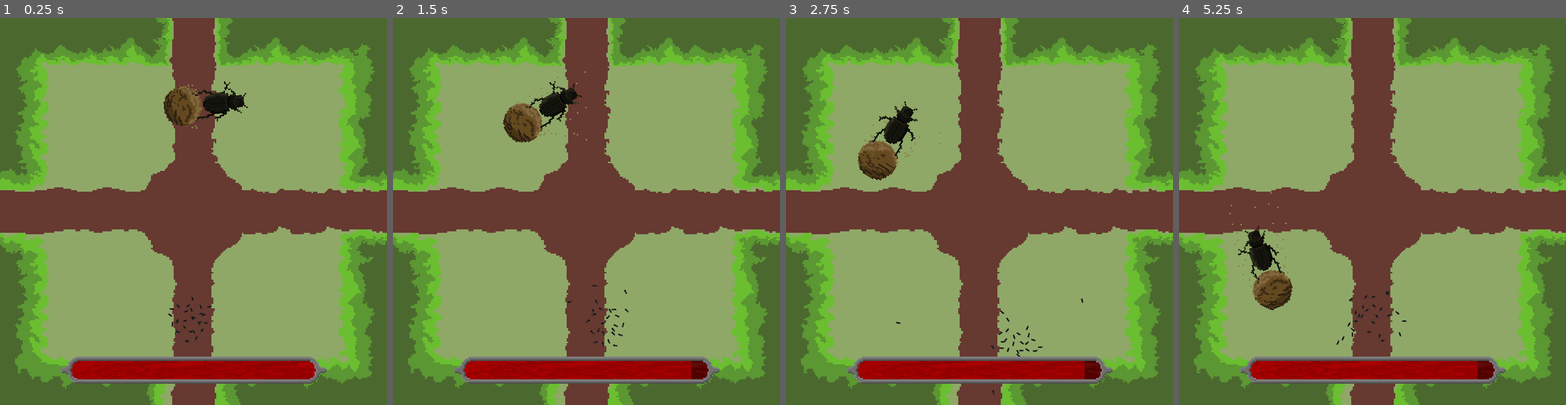
Above: before the commit, frames 1-4 (left to right).
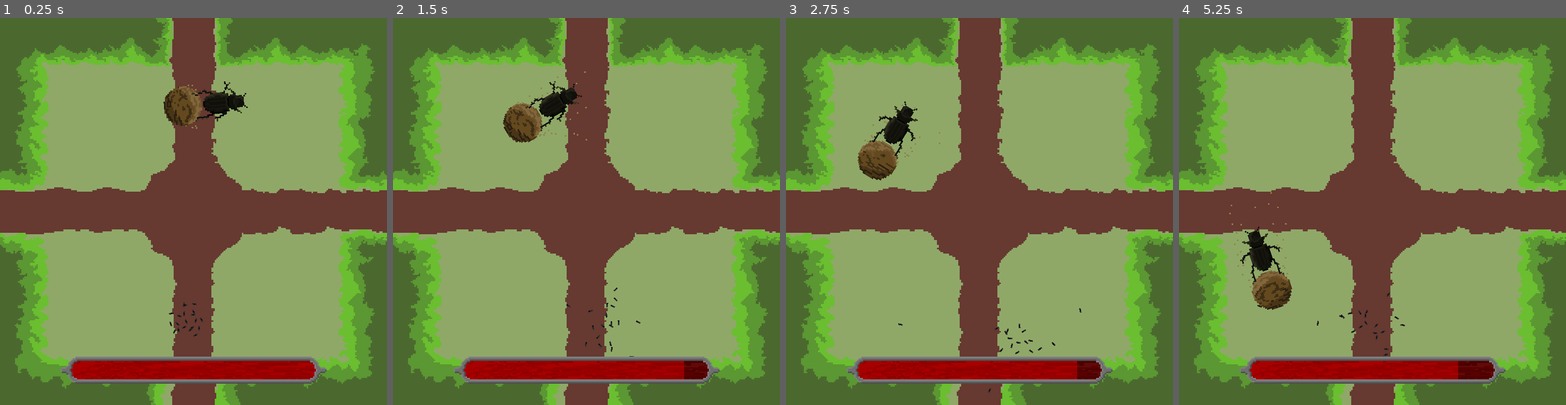
Above: after the commit, the same moments.

Repository: filvan1/LD56
Game: Godot game, scene res://scenes/main.tscn
Two runs of this game, one before a commit and one after it. Both use one fixed random seed, a clock stepped at 60 frames per second and the inputs below.
Inputs:
- Up to frame 1 (0.25 s): no input
- Up to frame 2 (1.5 s): hold D (move_right) 0.53-1.28 s; tap Down (aim_down) at 0.6 s; hold S (move_down) from 1.28 s (still down); tap Left (aim_left) at 1.35 s
- Up to frame 3 (2.75 s): release S (move_down) at 2.03 s; hold D (move_right) from 2.03 s (still down); tap Right (aim_right) at 2.1 s
- Up to frame 4 (5.25 s): release D (move_right) at 2.78 s; hold W (move_up) 2.78-3.53 s; tap one key every 0.75 s from 2.85 s: Up (aim_up) Down (aim_down) Left (aim_left) Right (aim_right); hold A (move_left) 3.53-5.03 s; hold S (move_down) from 5.03 s (still down)

The runs differ from the first frame. In frame 1, 0.2% of the frame differs, in the area x 43-55%, y 72-84%; in frame 2, 0.3%; in frame 3, 0.3%; in frame 4, 0.9%, in the area x 13-78%, y 45-94%.

Commit message:
start with 20 ants

Diff:
--- a/scenes/player.tscn
+++ b/scenes/player.tscn
@@ -91,30 +91,6 @@
 [node name="Ant20" parent="Ants" instance=ExtResource("2_rl1ch")]
 position = Vector2(7, 3)
 
-[node name="Ant21" parent="Ants" instance=ExtResource("2_rl1ch")]
-position = Vector2(9, -2)
-
-[node name="Ant22" parent="Ants" instance=ExtResource("2_rl1ch")]
-position = Vector2(2, 1)
-
-[node name="Ant23" parent="Ants" instance=ExtResource("2_rl1ch")]
-position = Vector2(7, 7)
-
-[node name="Ant24" parent="Ants" instance=ExtResource("2_rl1ch")]
-position = Vector2(-1, -3)
-
-[node name="Ant25" parent="Ants" instance=ExtResource("2_rl1ch")]
-position = Vector2(3, -8)
-
-[node name="Ant26" parent="Ants" instance=ExtResource("2_rl1ch")]
-position = Vector2(11, -7)
-
-[node name="Ant27" parent="Ants" instance=ExtResource("2_rl1ch")]
-position = Vector2(14, 3)
-
-[node name="Ant28" parent="Ants" instance=ExtResource("2_rl1ch")]
-position = Vector2(16, -2)
-
 [node name="AimIndicator" type="Node2D" parent="."]
 
 [node name="Crosshair" type="Sprite2D" parent="AimIndicator"]
